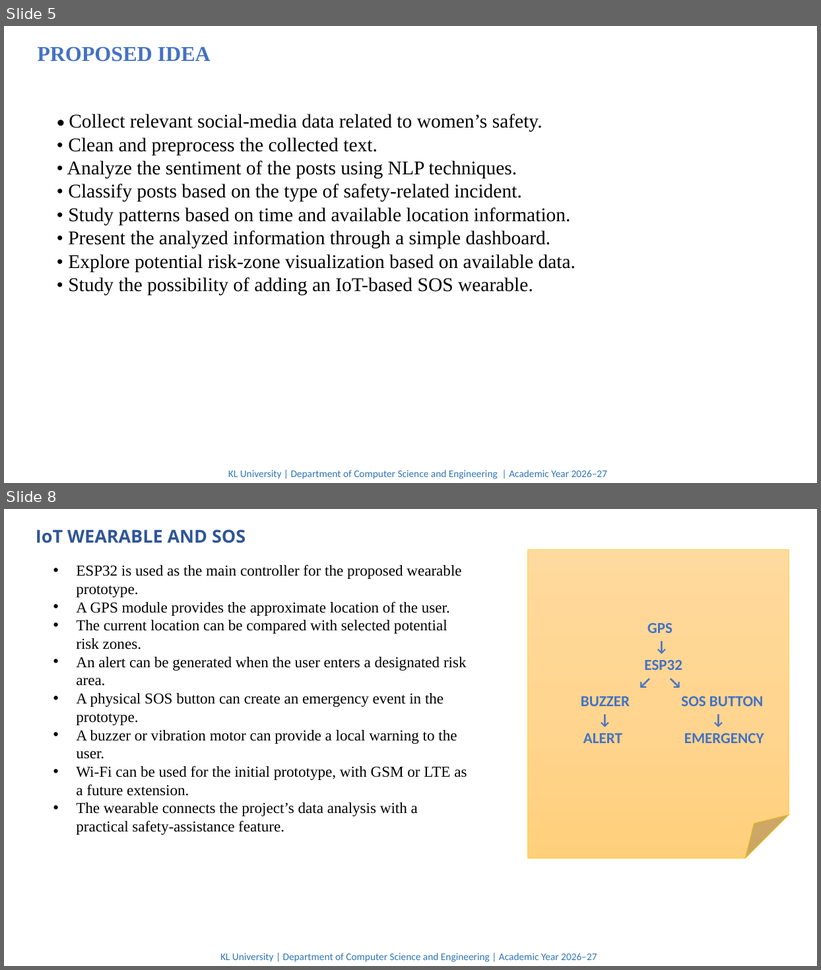
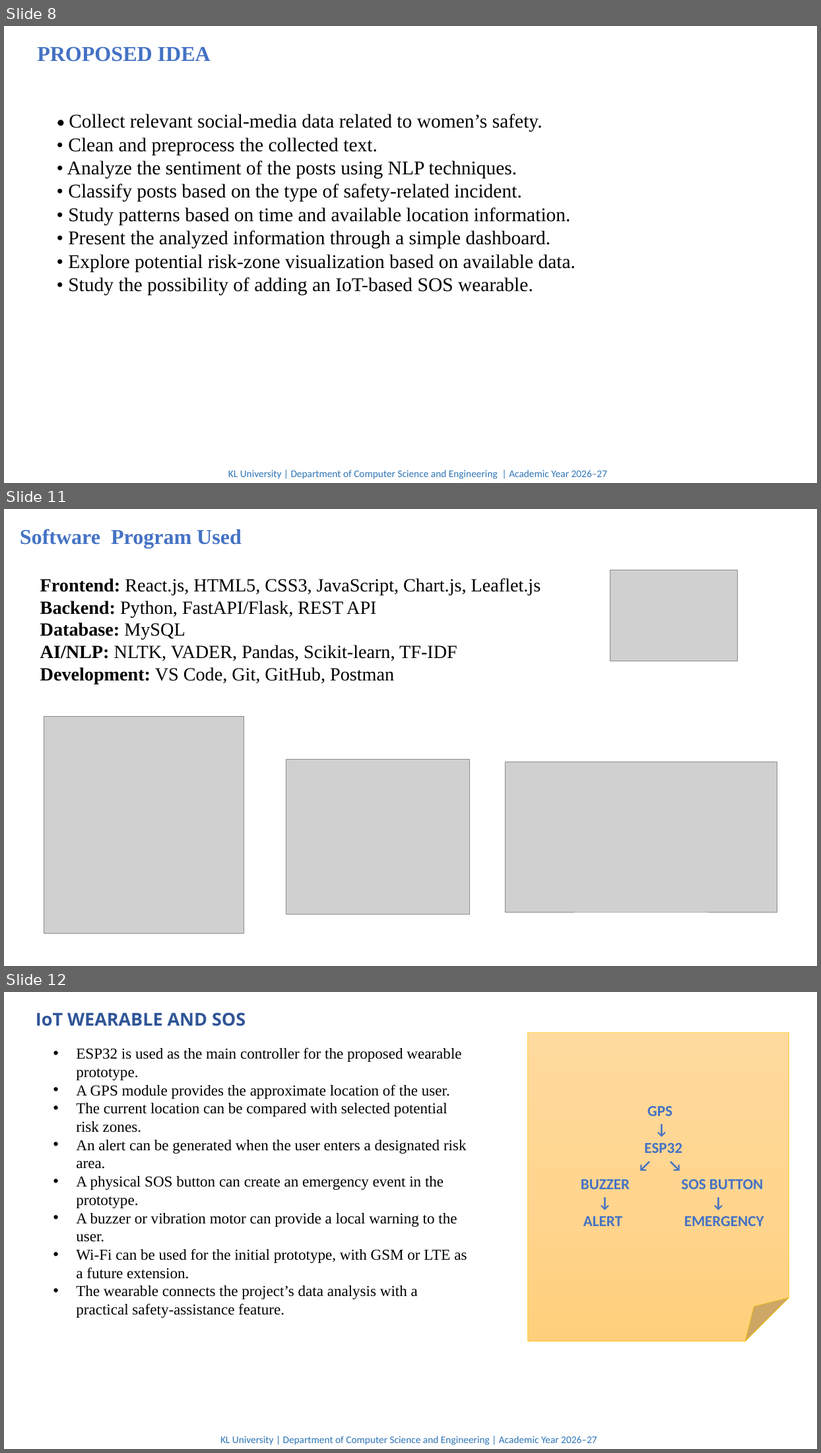
Before and after one commit to Sudheer-badam/CAPSTONE-PROJECT-BATCH-220, a slide deck: CAPSTONE PROJECT PPT-220-2 UPDATED.pptx. Shown one above the other, each under a label of ours: slides 5 and 8 before the commit, slides 8, 11 and 12 after it; the slides between them are not shown. The pictures are 821x970 and 821x1453 pixels, drawn with LibreOffice and Linux fonts; fonts in the diff are those of the drawing; grey boxes stand for pictures. Boxes give left, top, right and bottom in pixels: in the first picture for what was removed or moved away, otherwise in the second. Text is boxed around its words. In the diff, an @@ line names an element or a change of style, - is before the commit and + after.

```diff
--- a/CAPSTONE PROJECT PPT-220-2 UPDATED.pptx
+++ b/CAPSTONE PROJECT PPT-220-2 UPDATED.pptx
@@ slide 11 added at [4,509,817,966], background #FFFFFF @@
@@ text added at [20,529,242,549], 25 pt, text #4472C4, bold @@
+Software Program Used
@@ text added at [40,578,541,684], 22 pt, text #000000 @@
+Frontend: React.js, HTML5, CSS3, JavaScript, Chart.js, Leaflet.js
+Backend: Python, FastAPI/Flask, REST API
+Database: MySQL
+AI/NLP: NLTK, VADER, Pandas, Scikit-learn, TF-IDF
+Development: VS Code, Git, GitHub, Postman
@@ picture added at [611,570,739,661] @@
@@ picture added at [44,717,244,934] @@
@@ picture added at [286,760,470,916] @@
@@ picture added at [506,762,778,913] @@
@@ what was slide 5 is now slide 8 @@
@@ what was slide 8 is now slide 12 @@
```
Also in this commit, not shown: 4 slides changed, 3 other slides added, 3 other files.
